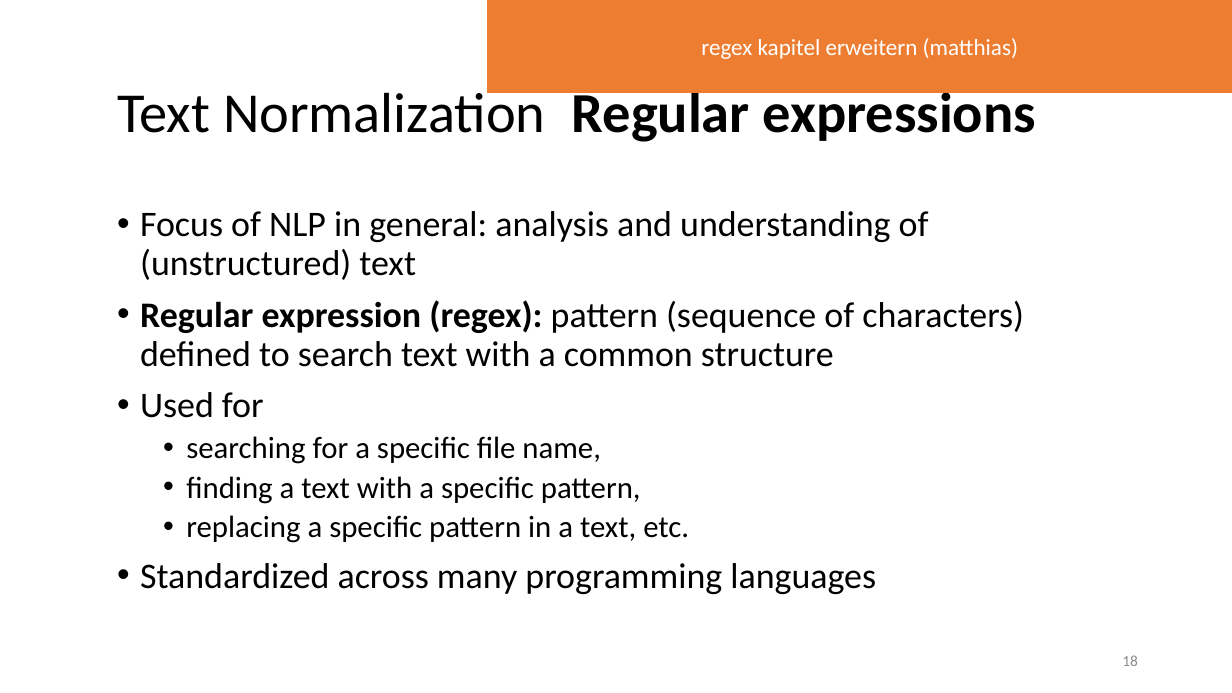
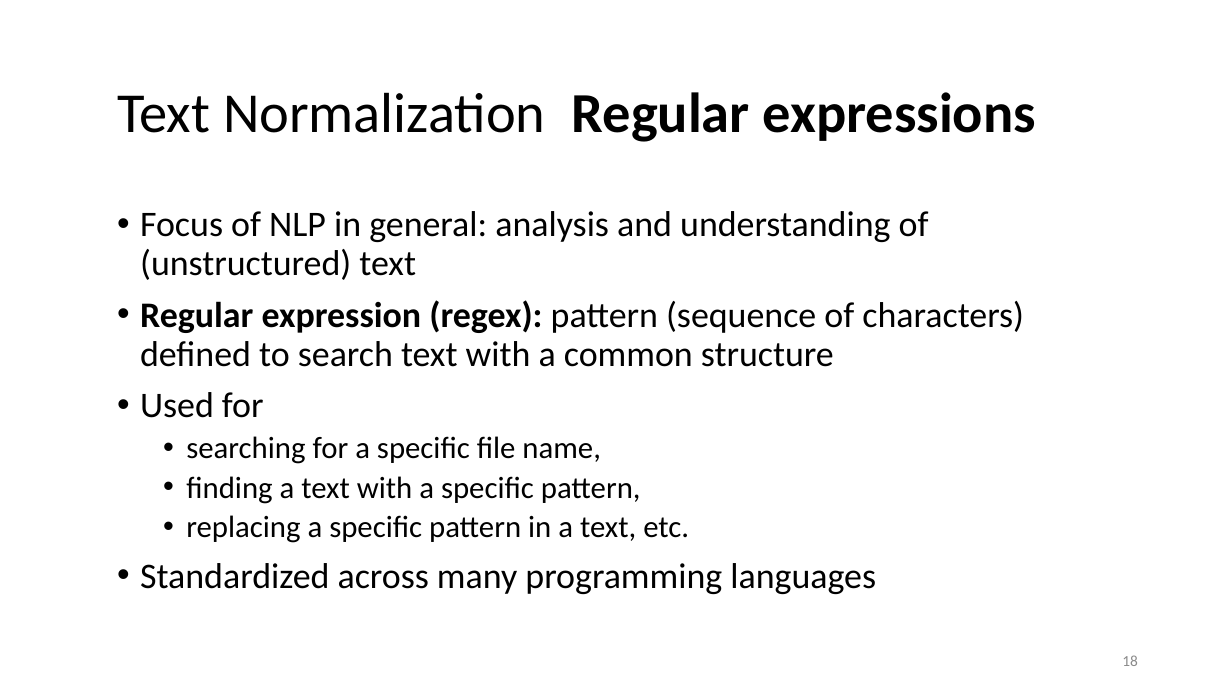
Before and after one commit to lisa-wm/consulting, a slide deck: slide 18 of 5_seminar/Contents_Part_02/slides/Präsentation_Teil2_Lisa.pptx. Drawn at 1232x693 pixels with LibreOffice and Linux fonts; fonts in the diff are those of the drawing. Boxes give left, top, right and bottom in pixels: in the first picture for what was removed or moved away, otherwise in the second. Text is boxed around its words. In the diff, an @@ line names an element or a change of style, - is before the commit and + after.

Commit message:
revised regex demo and saved matthias nlp stuff

```diff
--- a/5_seminar/Contents_Part_02/slides/Präsentation_Teil2_Lisa.pptx
+++ b/5_seminar/Contents_Part_02/slides/Präsentation_Teil2_Lisa.pptx
@@ rectangle removed at <box>488,0,1232,92</box> @@
-regex kapitel erweitern (matthias)
```
Also in this commit, not shown: 2 other slides changed, 2 slides added, 2 other files.
